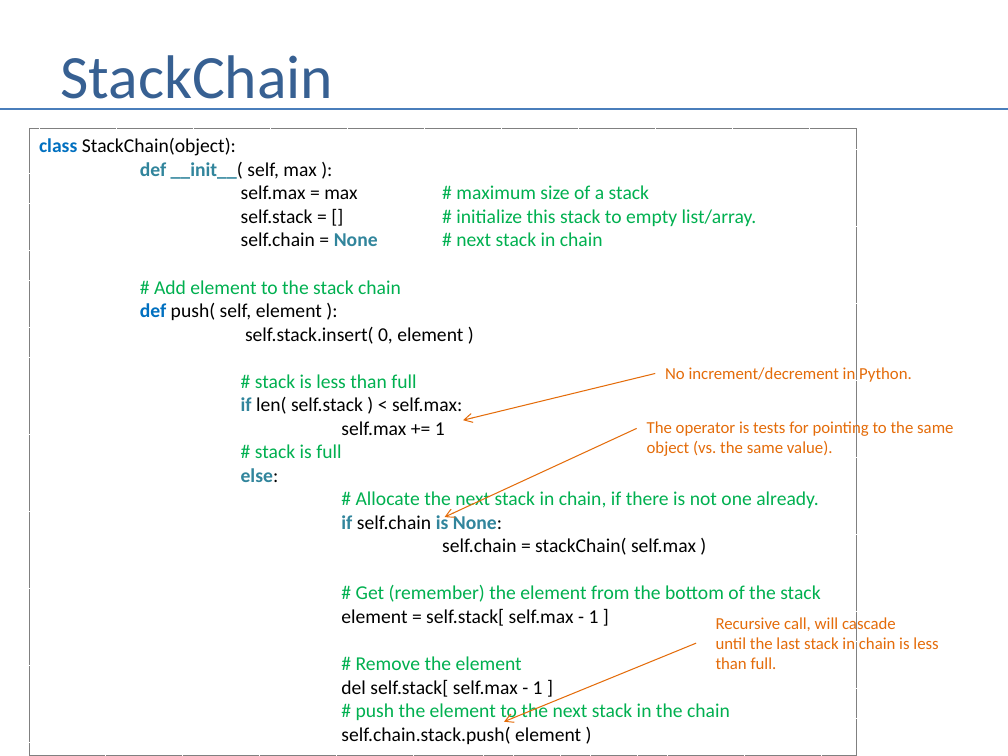
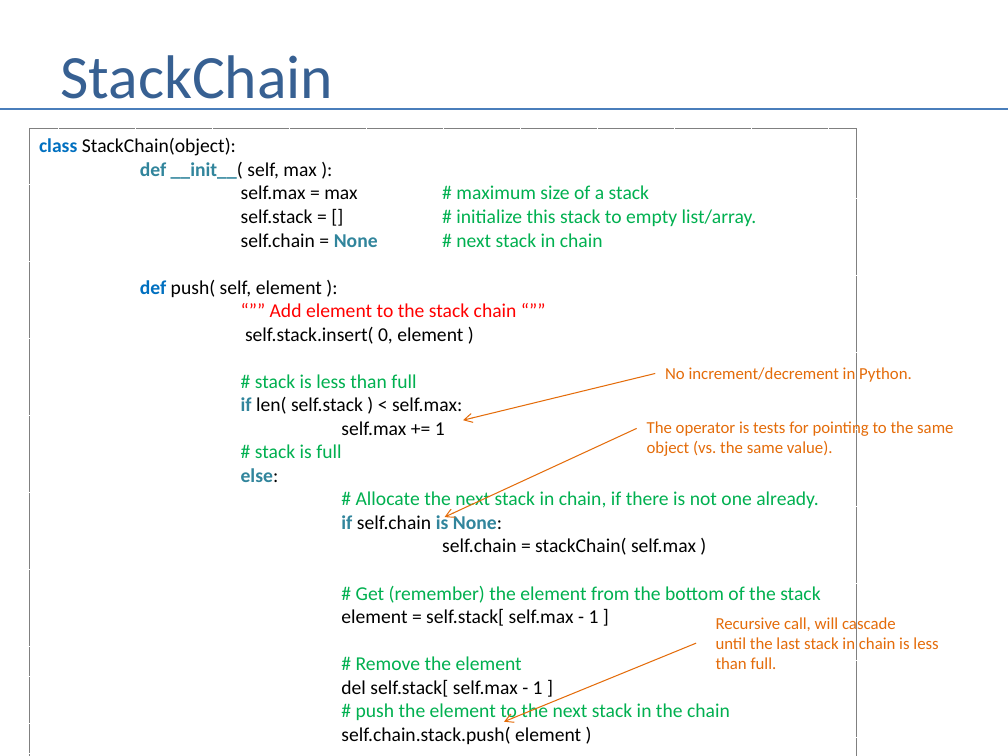
Before and after one commit to andrewferlitsch/Portland-Data-Science-Group, a slide deck: slide 32 of Presentations/Whiteboarding.pptx. Drawn at 1008x756 pixels with LibreOffice and Linux fonts; fonts in the diff are those of the drawing. Boxes give left, top, right and bottom in pixels: in the first picture for what was removed or moved away, otherwise in the second. Text is boxed around its words. In the diff, an @@ line names an element or a change of style, - is before the commit and + after.

```diff
--- a/Presentations/Whiteboarding.pptx
+++ b/Presentations/Whiteboarding.pptx
@@ text in rectangle at <box>154,280,401,294</box>: paragraph removed @@
-# Add element to the stack chain
@@ text in rectangle at <box>270,303,517,317</box>: paragraph added @@
+“”” Add element to the stack chain “””
```
Also in this commit, not shown: 7 other slides changed, 1 other file.
